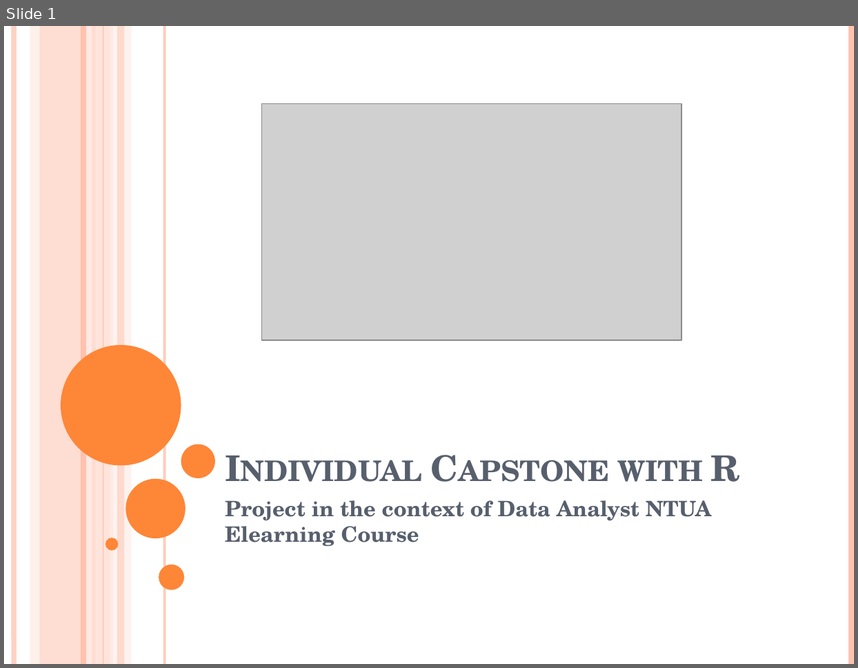
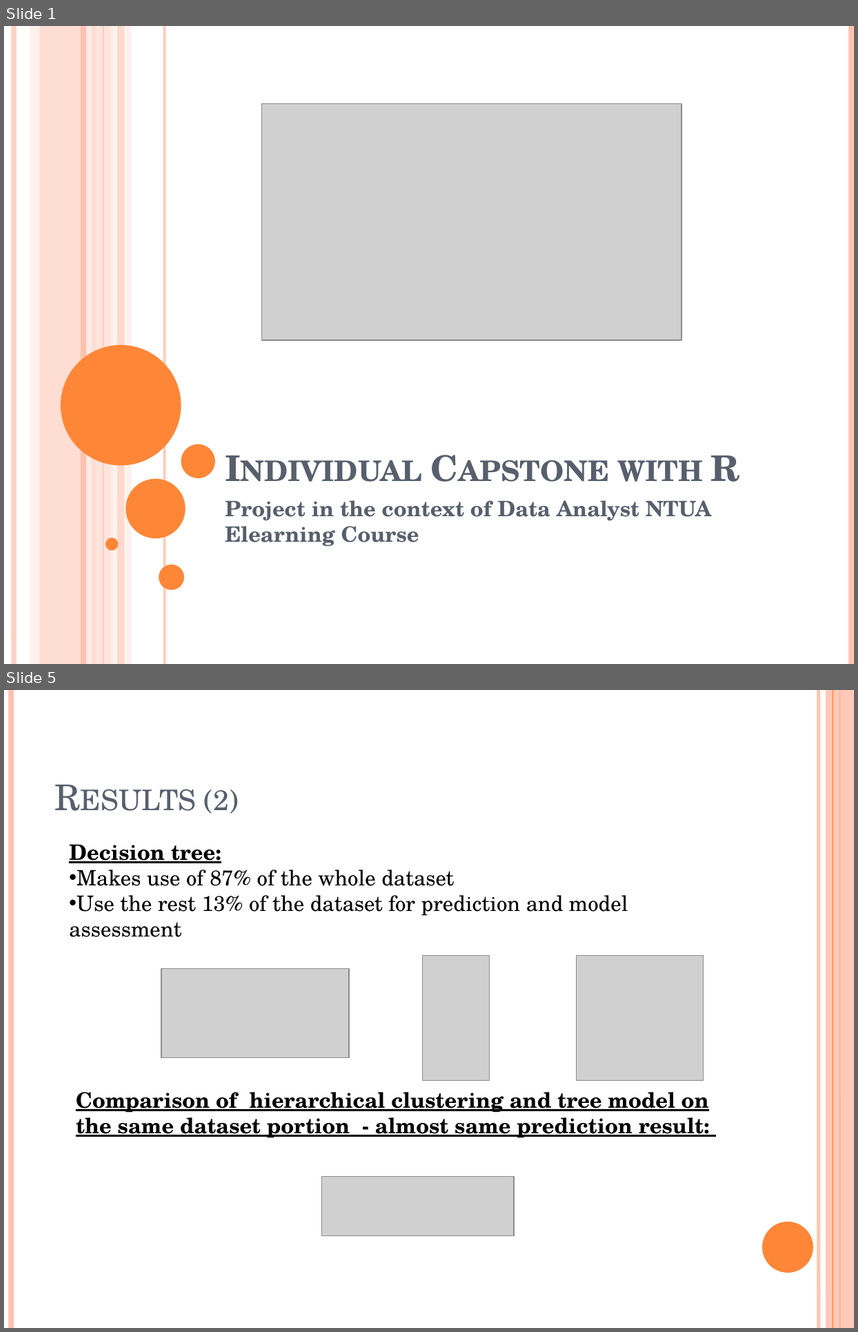
Before and after one commit to Vasilisdi/Data-Analyst-NTUA-Course---Vasileios-Dimitriou, a slide deck: Vasileios Dimitriou.pptx. Shown one above the other, each under a label of ours: slide 1 before the commit, slides 1 and 5 after it; the slides between them are not shown. The pictures are 858x668 and 858x1332 pixels, drawn with LibreOffice and Linux fonts; fonts in the diff are those of the drawing; grey boxes stand for pictures. Boxes give left, top, right and bottom in pixels: in the first picture for what was removed or moved away, otherwise in the second. Text is boxed around its words. In the diff, an @@ line names an element or a change of style, - is before the commit and + after.

```diff
--- a/Vasileios Dimitriou.pptx
+++ b/Vasileios Dimitriou.pptx
@@ slide 5 added at box(4, 690, 854, 1328), background #FFFFFF @@
@@ line added from (11, 690) to (11, 1328), #FEC3AE 4.5 pt @@
@@ line added from (818, 690) to (818, 1328), #FEC3AE 3 pt @@
@@ rectangle added at box(826, 690, 854, 1328), fill #FEC3AE at 87% opacity @@
@@ line added from (833, 690) to (833, 1328), #FE8637 0.75 pt @@
@@ line added from (840, 690) to (840, 1328), #FE8637 1.5 pt @@
@@ title added at box(204, 789, 239, 814), 30 pt, text #575F6D, small capitals @@
+Results (2)
@@ text added at box(69, 844, 628, 937), 18 pt, text #000000 @@
+Decision tree:
+• Makes use of 87% of the whole dataset
+• Use the rest 13% of the dataset for prediction and model assessment
@@ picture added at box(422, 955, 489, 1080) @@
@@ picture added at box(576, 955, 704, 1080) @@
@@ picture added at box(161, 969, 349, 1057) @@
@@ text added at box(76, 1092, 710, 1138), 18 pt, text #000000, bold, underline @@
+Comparison of hierarchical clustering and tree model on the same dataset portion - almost same prediction result:
@@ picture added at box(322, 1176, 514, 1236) @@
@@ ellipse added at box(762, 1221, 813, 1272), fill #FE8637 @@
```
Also in this commit, not shown: 1 slide changed, 2 other slides added, 1 slide removed, 2 other files.
